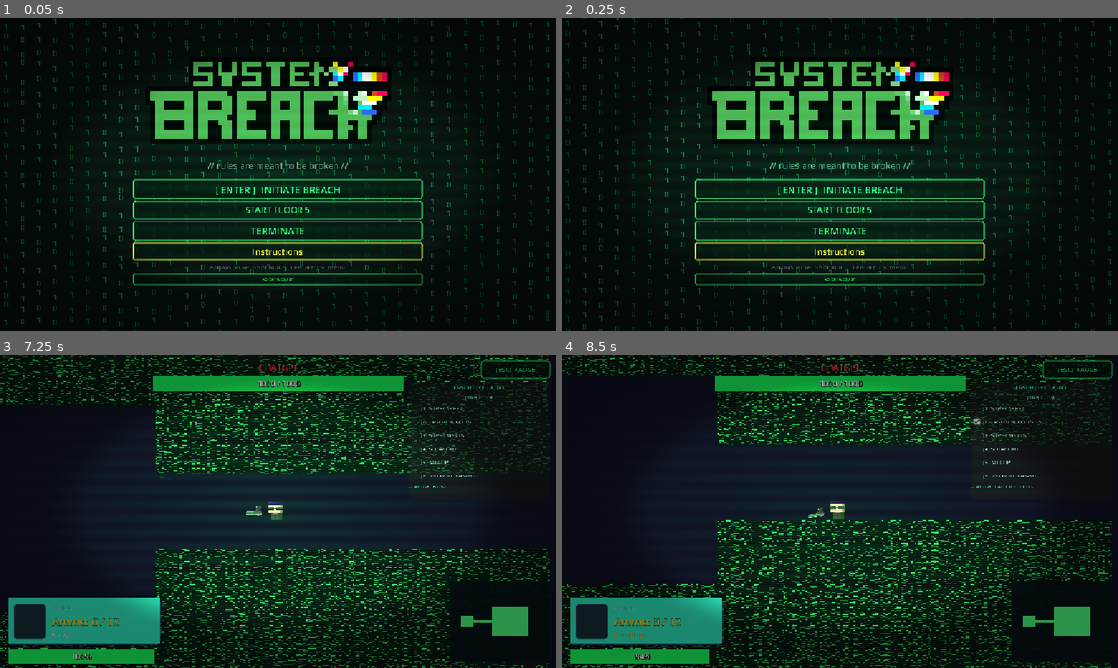
Above: before the commit, frames 1-4 (two rows, left to right).
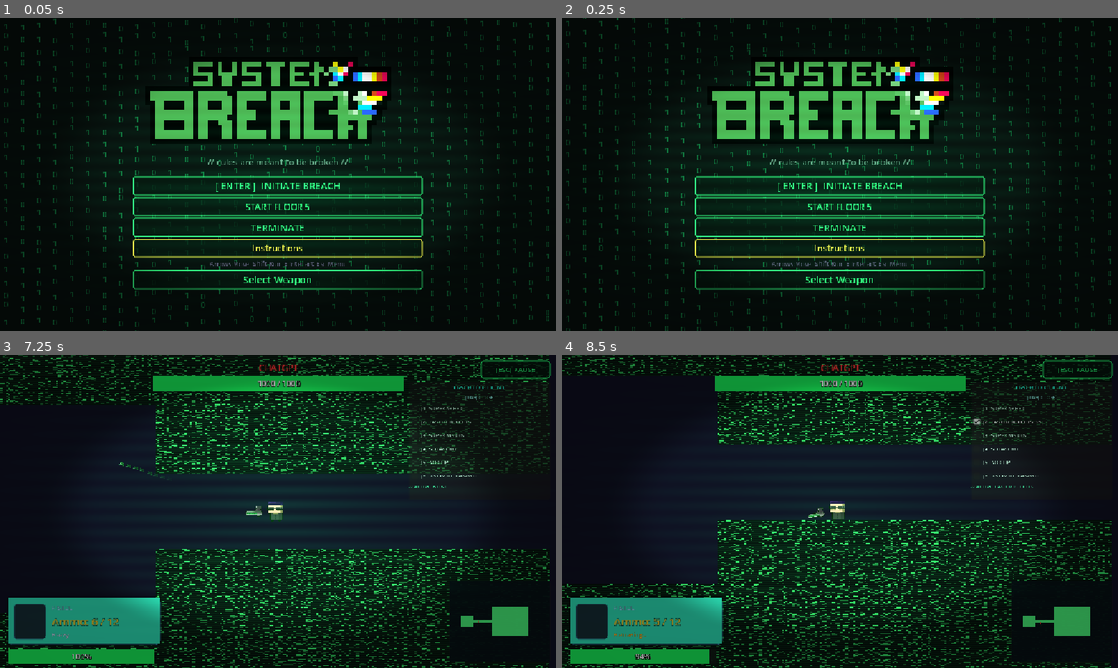
Above: after the commit, the same moments.

Repository: vision-for-change/rules-broken-v2
Game: Godot game, scene res://scenes/ui/MainMenu.tscn
The game is run twice, just before and just after one commit, with the same random seed, the same clock (stepped at 60 frames per second) and the same inputs.
Inputs (mouse positions are in pixels of both pictures, inside the frame that each line leads up to):
- Up to frame 1 (0.05 s): no input
- Up to frame 2 (0.25 s): no input
- Up to frame 3 (7.25 s): click "START FLOOR 5" at 0.5 s; click "START FLOOR 5" at 1.25 s; click "[ ENTER ] INITIATE BREACH" at 2 s; tap Enter (ui_accept) at 2.75, 3.02, 6.02 s; move the mouse to (400, 495) at 2.77 s; hold Right (move_right) 2.78-3.5 s; tap Space (dash) at 2.85 s; click (400, 495) at 2.92 s; drag from (166, 527) to (311, 511) at 3.52 s; move the mouse to (333, 442) at 4.27 s; hold Right (move_right) 4.28-5 s; tap E (interact) at 4.35 s; click (333, 442) at 4.42 s; drag from (250, 574) to (111, 464) at 5.02 s; move the mouse to (444, 558) at 5.77 s; press the mouse at (444, 558) at 5.78 s; hold Left (move_left) 5.78-6.5 s; tap M (pause_main_menu) at 6.4 s; release the mouse at (444, 558) at 6.5 s; drag from (111, 464) to (239, 511) at 6.52 s
- Up to frame 4 (8.5 s): move the mouse to (867, 511) at 7.27 s; hold Down (move_down) 7.28-8 s; tap 2 (slot_2) at 7.35 s; click (867, 511) at 7.42 s; tap R (reload) at 7.9 s; drag from (756, 433) to (728, 527) at 8.02 s

The runs differ from the first frame. In frame 1, 6.6% of the frame differs, in the area x 23-77%, y 45-87%; in frame 2, 6.6%; in frame 3, less than 0.1%; in frame 4, nothing differs.

Commit message:
some ui update and lightsaber damage

Diff:
--- a/autoloads/GunDatabase.gd
+++ b/autoloads/GunDatabase.gd
@@ -34,65 +34,20 @@
 		"auto_fire": true,
 		"illegal": false,
 	},
-	"assault_rifle": {
-		"id": "assault_rifle",
-		"display_name": "Assault Rifle",
-		"description": "Burst fire. Medium risk.",
-		"damage": 22,
-		"fire_rate": 0.09,
-		"max_ammo": 25,
-		"reload_time": 1.8,
-		"bullet_speed": 420.0,
-		"bullet_color": Color(0.4, 0.8, 1.0),
-		"color": Color(0.2, 0.5, 0.8),
-		"sprite": "res://assets/sprites/Assualt rifle.png",
-		"auto_fire": true,
-		"illegal": false,
-	},
-	"m4e": {
-		"id": "m4e",
-		"display_name": "M4E",
-		"description": "Precise. Low noise signature.",
-		"damage": 25,
-		"fire_rate": 0.15,
-		"max_ammo": 20,
-		"reload_time": 1.5,
-		"bullet_speed": 380.0,
-		"bullet_color": Color(0.6, 1.0, 0.4),
-		"color": Color(0.3, 0.7, 0.2),
-		"sprite": "res://assets/sprites/M4E.jpg",
-		"auto_fire": true,
-		"illegal": false,
-	},
-	"usp": {
-		"id": "usp",
-		"display_name": "USP",
-		"description": "Fully suppressed. Watchdogs won't hear it.",
-		"damage": 18,
-		"fire_rate": 0.4,
-		"max_ammo": 15,
-		"reload_time": 1.2,
-		"bullet_speed": 280.0,
-		"bullet_color": Color(0.8, 0.5, 1.0),
-		"color": Color(0.5, 0.2, 0.8),
-		"sprite": "res://assets/sprites/USP.jpg",
-		"auto_fire": false,
-		"illegal": false,
-	},
 	"lightsaber": {
 		"id": "lightsaber",
 		"display_name": "Lightsaber",
 		"description": "Dynamic energy blade. Cuts through bugs like butter.",
-		"damage": 100,
-		"fire_rate": 0.2,
+		"damage": 30,
+		"fire_rate": 0.12,
 		"max_ammo": 0, # Infinite
 		"reload_time": 0.0,
-		"bullet_speed": 0.0,
+		"bullet_speed": 400.0,
 		"bullet_color": Color(1.0, 1.0, 1.0),
 		"color": Color(0.0, 1.0, 1.0),
 		"sprite": "res://assets/lightsaber.webp",
 		"preview_sprite": "res://assets/lightsaber.webp",
-		"auto_fire": false,
+		"auto_fire": true,
 		"illegal": true,
 		"is_lightsaber": true
 	},
--- a/scenes/enemy/EnemyLaser.gd
+++ b/scenes/enemy/EnemyLaser.gd
@@ -41,16 +41,32 @@
 		return
 	if body == null:
 		return
-	if not body.is_in_group("player"):
+
+	if body.is_in_group("player"):
+		# If player is already dead don't do anything
+		if body.get("is_alive") == false:
+			queue_free()
+			return
+
+		# Feedback for hitting player
+		ScreenFX.flash_screen(Color(1.0, 0.1, 0.1, 0.4), 0.25)
+		ScreenFX.screen_shake(3.0, 0.15)
+
+		# Deal damage to both systems
+		if RuleManager.has_method("apply_integrity_damage"):
+			RuleManager.apply_integrity_damage(1.0) # ~11% of integrity
+
+		if body.has_method("take_damage"):
+			body.take_damage(15) # 15% of health
+
+		EventBus.log("SYSTEM INTEGRITY COMPROMISED", "error")
 		queue_free()
+	elif body.is_in_group("enemy"):
+		# Let it pass through other enemies so it doesn't get blocked accidentally
 		return
-	# If player is already dead don't do anything
-	if body.get("is_alive") == false:
+	else:
+		# Hit a wall or static object
 		queue_free()
-		return
-	ScreenFX.flash_screen(Color(1.0, 0.1, 0.1, 0.28), 0.24)
-	RuleManager.apply_integrity_damage(integrity_damage)
-	queue_free()
 
 
 func _ghost_step(delta: float) -> void:
--- a/scenes/enemy/bugs.gd
+++ b/scenes/enemy/bugs.gd
@@ -48,9 +48,15 @@
 	_play_hit_flash()
 	if _health > 0:
 		return false
-	AudioManager.play_sfx("feesound_community-glass-shatter")
+	AudioManager.play_sfx("freesound_community-glass-shatter")
 	shatter()
 	return true
+
+func get_health() -> int:
+	return _health
+
+func get_max_health() -> int:
+	return max_health
 
 func _update_health_bar() -> void:
 	if is_instance_valid(health_bar):
--- a/scenes/enemy/worm.gd
+++ b/scenes/enemy/worm.gd
@@ -57,7 +57,11 @@
 		if is_dashing and has_super_speed:
 			return
 
+		# Deal damage to both systems
 		body.take_damage(10)
+		if RuleManager.has_method("apply_integrity_damage"):
+			RuleManager.apply_integrity_damage(0.5)
+
 		shatter()
 
 func take_damage(amount: int) -> bool:
--- a/scenes/objects/HealthPickup.gd
+++ b/scenes/objects/HealthPickup.gd
@@ -1,6 +1,6 @@
 extends Area2D
 
-@export var heal_amount := 0.3
+@export var heal_amount := 1.0
 @export var lifetime := 8.0
 
 var _consumed := false
--- a/scenes/player/Bullet.gd
+++ b/scenes/player/Bullet.gd
@@ -11,6 +11,7 @@
 var _direction := Vector2.RIGHT
 var _owner_body: PhysicsBody2D = null
 var _ghost_timer := 0.0
+var _is_lightsaber_bullet := false
 var damage := 10
 
 @onready var bullet_sprite: Sprite2D = $Sprite2D
@@ -24,6 +25,13 @@
 	speed *= maxf(speed_mult, 0.1)
 	rotation = _direction.angle()
 
+func setup_as_lightsaber(owner_body: PhysicsBody2D, direction: Vector2) -> void:
+	setup(owner_body, direction, 1.2) # Faster
+	_is_lightsaber_bullet = true
+	if is_instance_valid(bullet_sprite):
+		bullet_sprite.modulate = Color(0.2, 1.0, 0.8) # Cyan energy color
+	lifetime = 0.5 # Shorter range
+
 func _physics_process(delta: float) -> void:
 	global_position += _direction * speed * delta
 	_ghost_step(delta)
@@ -34,15 +42,41 @@
 func _on_body_entered(body: Node) -> void:
 	if body == null or body == _owner_body:
 		return
+
 	if body.is_in_group("enemy"):
-		if body.has_method("take_damage"):
-			var defeated := bool(body.call("take_damage", damage))
+		if _is_lightsaber_bullet:
+			_handle_lightsaber_hit(body)
+		else:
+			if body.has_method("take_damage"):
+				var defeated := bool(body.call("take_damage", damage))
+				if defeated:
+					_try_spawn_health_pickup(body)
+			else:
+				body.queue_free()
+				_try_spawn_health_pickup(body)
+		queue_free()
+	elif not body is PhysicsBody2D:
+		# Static collision or wall
+		queue_free()
+
+func _handle_lightsaber_hit(enemy: Node) -> void:
+	# Check if it's a snake - snakes are immune to lightsaber bullets
+	var is_snake = false
+	var entity_id = enemy.get("entity_id")
+	if entity_id:
+		var entity = EntityRegistry.get_entity(entity_id)
+		is_snake = entity.get("type", "") == "snake"
+
+	if not is_snake:
+		# It's a bug or other non-snake enemy - health MUST go down
+		if enemy.has_method("take_damage"):
+			var defeated := bool(enemy.call("take_damage", damage))
 			if defeated:
-				_try_spawn_health_pickup(body)
+				_try_spawn_health_pickup(enemy)
 		else:
-			body.queue_free()
-			_try_spawn_health_pickup(body)
-	queue_free()
+			# Fallback: instant kill if it has no take_damage method
+			enemy.queue_free()
+			_try_spawn_health_pickup(enemy)
 
 func _try_spawn_health_pickup(enemy: Node) -> void:
 	if randi() % HEALTH_DROP_CHANCE_DENOM != 0:
--- a/scenes/player/Player.gd
+++ b/scenes/player/Player.gd
@@ -211,6 +211,8 @@
 		bullet_speed_mult *= HACK_BULLET_SPEED_MULT
 	if bullet.has_method("setup"):
 		bullet.setup(self, shot_dir.normalized(), bullet_speed_mult)
+	if bullet.has_method("set_damage"):
+		bullet.set_damage(damage)
 	AudioManager.play_sfx("universfield-gunshot")
 	ScreenFX.screen_shake(SHOOT_SHAKE_INTENSITY, SHOOT_SHAKE_DURATION)
 
@@ -503,7 +505,7 @@
 	if _lightsaber_swing_tween != null and _lightsaber_swing_tween.is_running():
 		return
 
-	# Swing Animation
+	# Swing Animation (Visual only now)
 	_lightsaber_swing_tween = create_tween()
 	_lightsaber_swing_tween.set_trans(Tween.TRANS_BACK).set_ease(Tween.EASE_OUT)
 	var original_rot = gun_sprite.rotation
@@ -516,36 +518,26 @@
 	AudioManager.play_sfx("whoosh")
 	ScreenFX.screen_shake(2.0, 0.1)
 
-	# Damage Logic
-	var attack_range := 60.0
-	var aim_dir = (get_global_mouse_position() - global_position).normalized()
-	var attack_pos = global_position + aim_dir * 30.0
-
-	var enemies = get_tree().get_nodes_in_group("enemy")
-	for enemy in enemies:
-		if not is_instance_valid(enemy) or not (enemy is Node2D):
-			continue
-
-		var dist = attack_pos.distance_to(enemy.global_position)
-		if dist < attack_range:
-			# Check if it's a bug or a snake
-			var entity_id = enemy.get("entity_id")
-			var is_bug = false
-			if entity_id:
-				var entity = EntityRegistry.get_entity(entity_id)
-				is_bug = entity.get("type") == "bug"
-
-			if is_bug:
-				if enemy.has_method("take_damage"):
-					enemy.call("take_damage", damage)
-				elif enemy.has_method("shatter"):
-					enemy.call("shatter")
-			else:
-				# It's a snake or something else - don't kill it with lightsaber
-				# Maybe play a "clink" sound?
-				pass
-
-
+	# --- NEW: Shoot Lightsaber Bullet ---
+	var muzzle_pos: Vector2 = gun_sprite.global_position if is_instance_valid(gun_sprite) else global_position
+	var shot_dir: Vector2 = (get_global_mouse_position() - muzzle_pos).normalized()
+	if shot_dir.length_squared() == 0.0:
+		shot_dir = Vector2.RIGHT
+
+	var bullet: Node = BULLET_SCENE.instantiate()
+	if bullet == null:
+		return
+	get_tree().current_scene.add_child(bullet)
+	bullet.global_position = muzzle_pos
+
+	if bullet.has_method("setup_as_lightsaber"):
+		bullet.call("setup_as_lightsaber", self, shot_dir)
+	else:
+		# Fallback just in case
+		bullet.call("setup", self, shot_dir, 1.2)
+
+	if bullet.has_method("set_damage"):
+		bullet.set_damage(damage)
 
 func set_hacked_client_modes(
 	super_speed_enabled: bool,
--- a/scenes/ui/MainMenu.gd
+++ b/scenes/ui/MainMenu.gd
@@ -49,7 +49,7 @@
 
 	# ✅ YOUR CHANGE
 	if has_node("VBox/SelectWeaponBtn"):
-		_style_button($VBox/SelectWeaponBtn, 9)
+		_style_button($VBox/SelectWeaponBtn, 20)
 
 	_connect_button_hover_sounds()
 	move_child($VBox, get_child_count() - 1)
